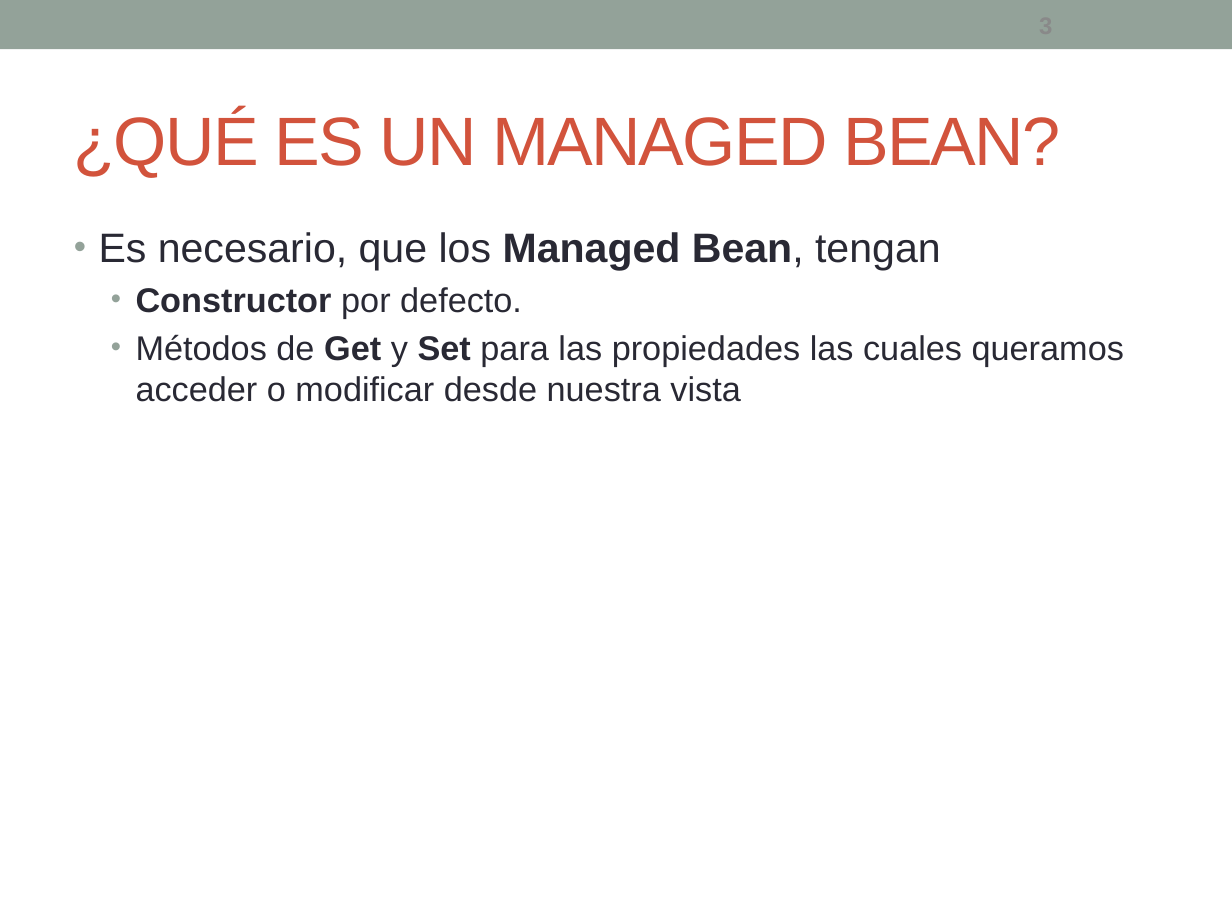
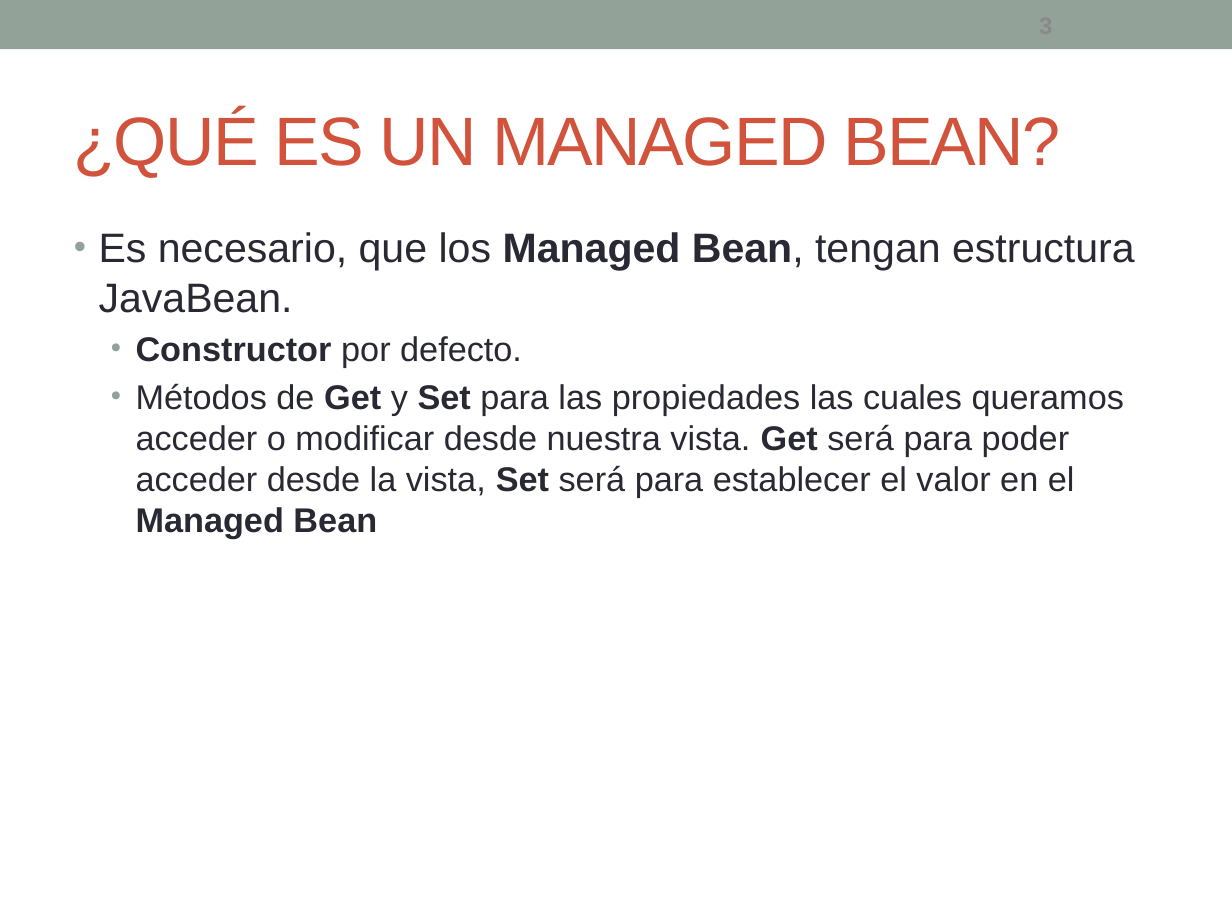
Before and after one commit to fdepablo/WsCursoJavaEE, a slide deck: slide 3 of _18_JSF/powerpoint/JSF - 3 - ManagedBean.pptx. Drawn at 1232x924 pixels with LibreOffice and Linux fonts; fonts in the diff are those of the drawing. Boxes give left, top, right and bottom in pixels: in the first picture for what was removed or moved away, otherwise in the second. Text is boxed around its words. In the diff, an @@ line names an element or a change of style, - is before the commit and + after.

```diff
--- a/_18_JSF/powerpoint/JSF - 3 - ManagedBean.pptx
+++ b/_18_JSF/powerpoint/JSF - 3 - ManagedBean.pptx
@@ text at (99,232,1135,313): text changed @@
-• Es necesario, que los Managed Bean, tengan
+• Es necesario, que los Managed Bean, tengan estructura JavaBean.
@@ text at (136,383,1124,539): text changed @@
-  • Métodos de Get y Set para las propiedades las cuales queramos acceder o modificar desde nuestra vista
+  • Métodos de Get y Set para las propiedades las cuales queramos acceder o modificar desde nuestra vista. Get será para poder acceder desde la vista, Set será para establecer el valor en el Managed Bean
```
Also in this commit, not shown: 14 other slides changed, 2 slides added, 8 other files.
